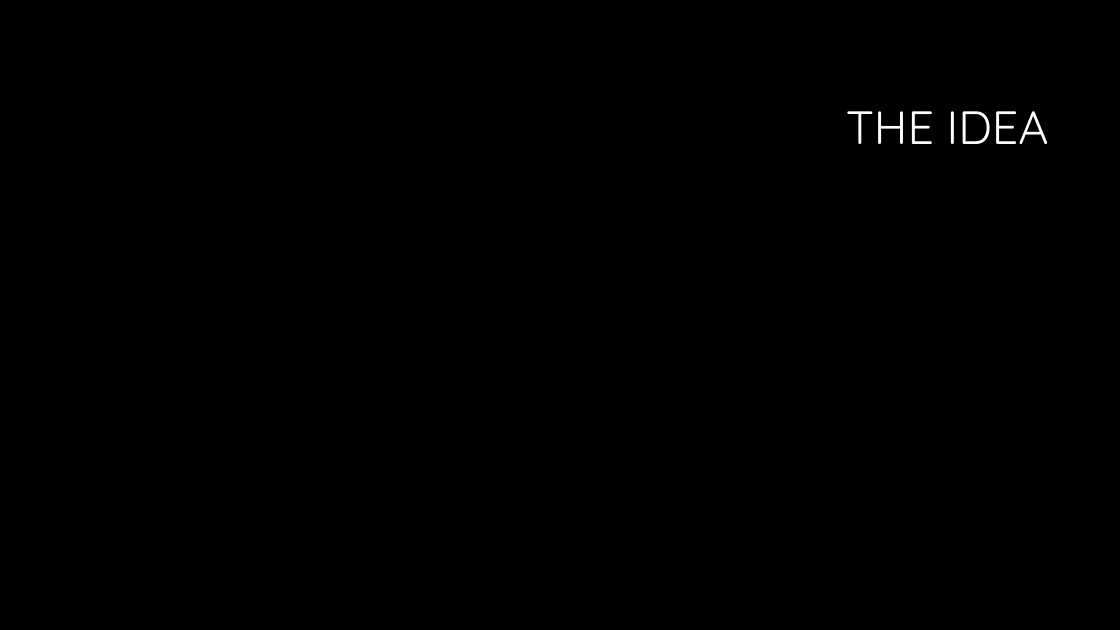
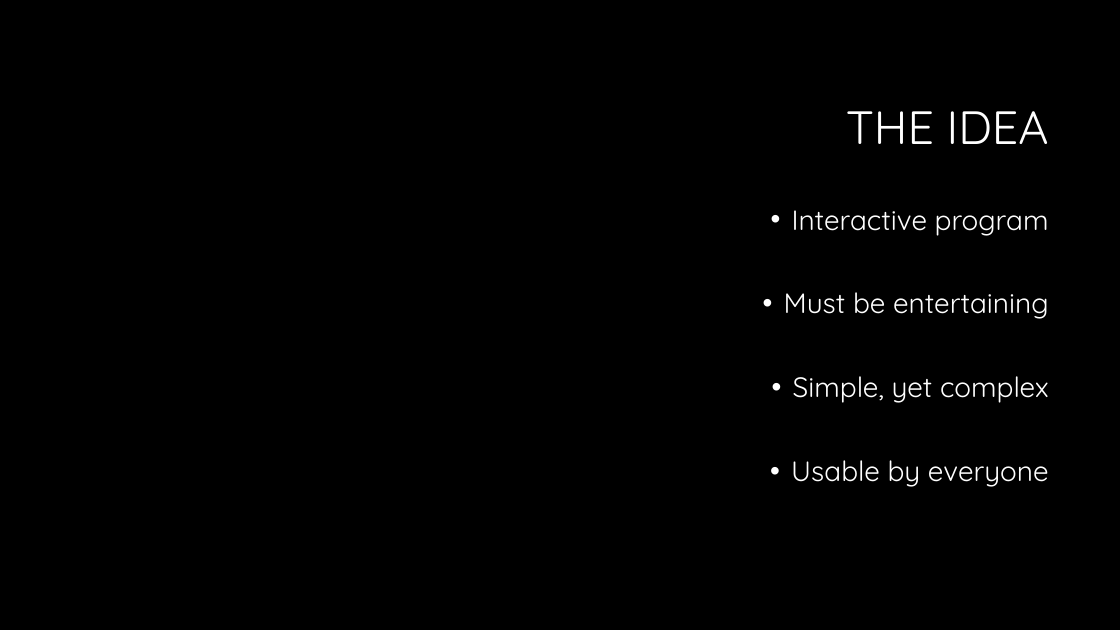
Before and after one commit to ThomasLFranklin/Final-Project, a slide deck: slide 2 of Pitch for Virtual Piano.pptx. Drawn at 1120x630 pixels with LibreOffice and Linux fonts; fonts in the diff are those of the drawing; background and template pictures are left out. Boxes give left, top, right and bottom in pixels: in the first picture for what was removed or moved away, otherwise in the second. Text is boxed around its words. In the diff, an @@ line names an element or a change of style, - is before the commit and + after.

```diff
--- a/Pitch for Virtual Piano.pptx
+++ b/Pitch for Virtual Piano.pptx
@@ text added at [784,210,1049,487], 24 pt, text #FFFFFF @@
+• Interactive program
+• Must be entertaining
+• Simple, yet complex
+• Usable by everyone
```
Also in this commit, not shown: 1 other slide changed.
